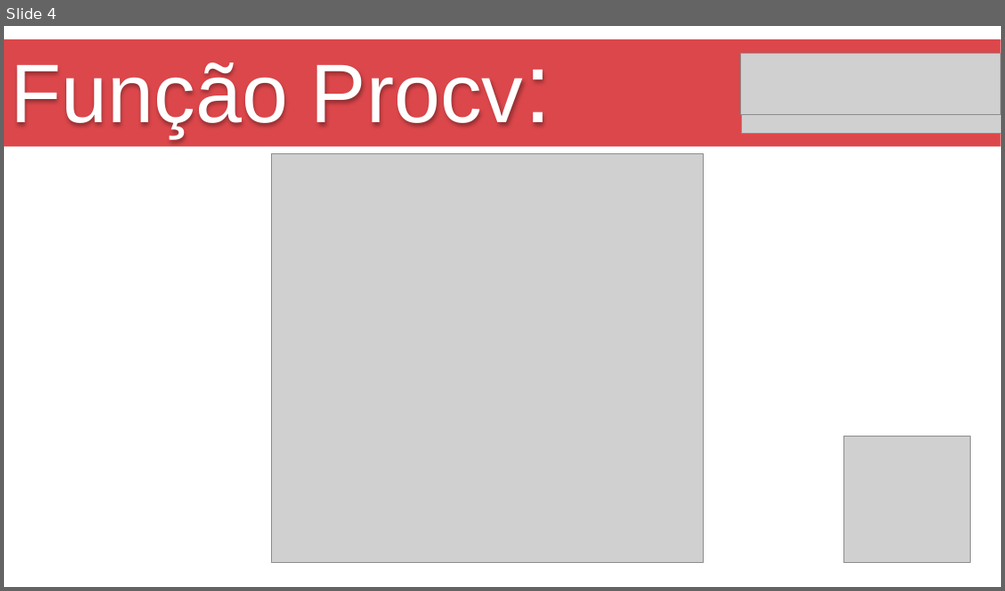
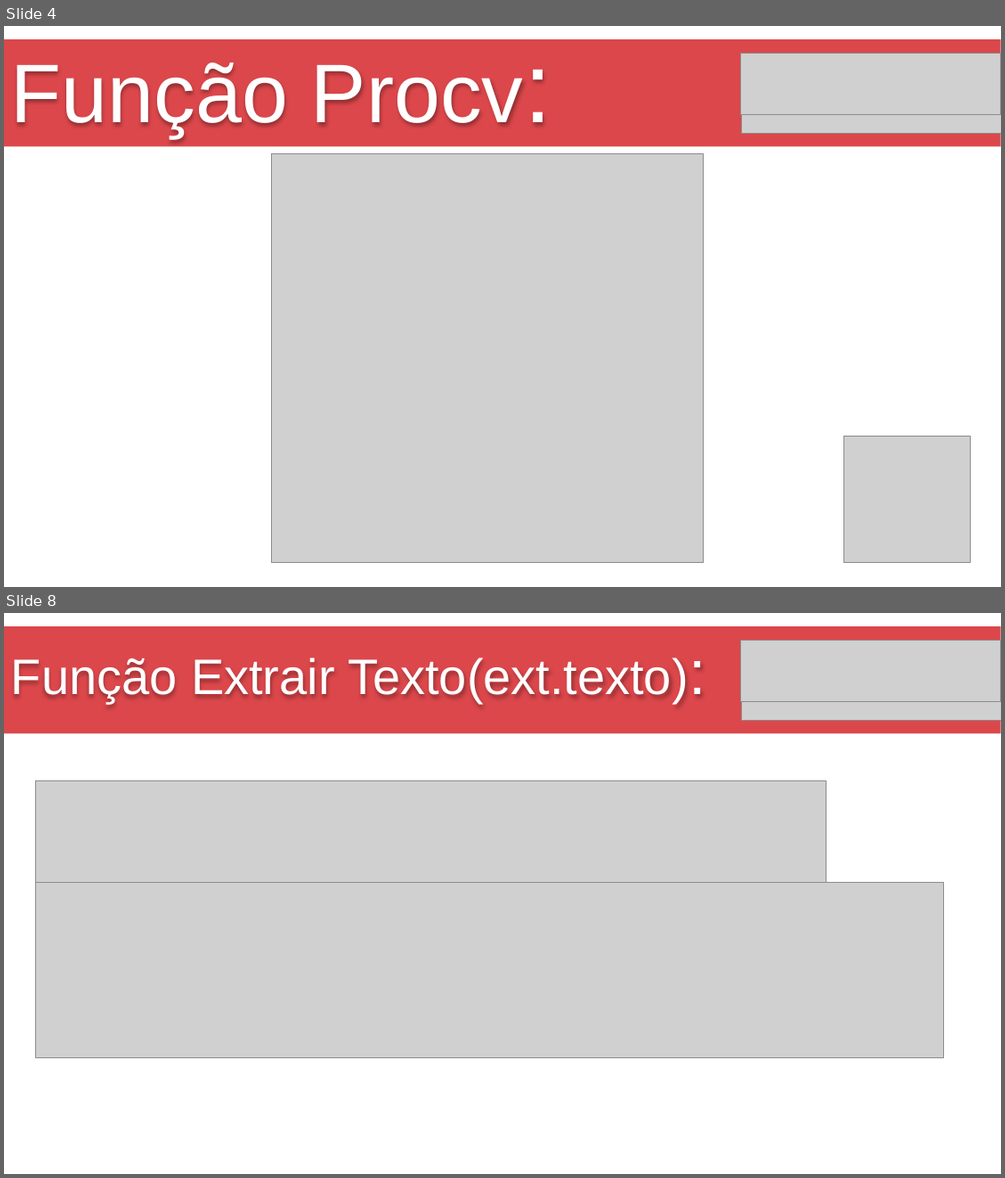
Before and after one commit to Marcsuper/TeachX, a slide deck: Turma Maio 2017/Aula 5/Aula de Excel 5.pptx. Shown one above the other, each under a label of ours: slide 4 before the commit, slides 4 and 8 after it; the slides between them are not shown. The pictures are 1005x591 and 1005x1178 pixels, drawn with LibreOffice and Linux fonts; fonts in the diff are those of the drawing; grey boxes stand for pictures. Boxes give left, top, right and bottom in pixels: in the first picture for what was removed or moved away, otherwise in the second. Text is boxed around its words. In the diff, an @@ line names an element or a change of style, - is before the commit and + after.

```diff
--- a/Turma Maio 2017/Aula 5/Aula de Excel 5.pptx
+++ b/Turma Maio 2017/Aula 5/Aula de Excel 5.pptx
@@ slide 8 added at (4, 613, 1001, 1174), background #FFFFFF @@
@@ rectangle added at (4, 626, 1000, 733), fill #DC474B @@
@@ title added at (11, 657, 688, 703), 48 pt, text #FFFFFF @@
+Função Extrair Texto(ext.texto):
@@ picture added at (741, 640, 1000, 701) @@
@@ picture added at (741, 702, 1001, 721) @@
@@ picture added at (35, 781, 825, 882) @@
@@ picture added at (35, 882, 943, 1058) @@
```
Also in this commit, not shown: 1 slide changed, 3 other slides added, 5 other files.
